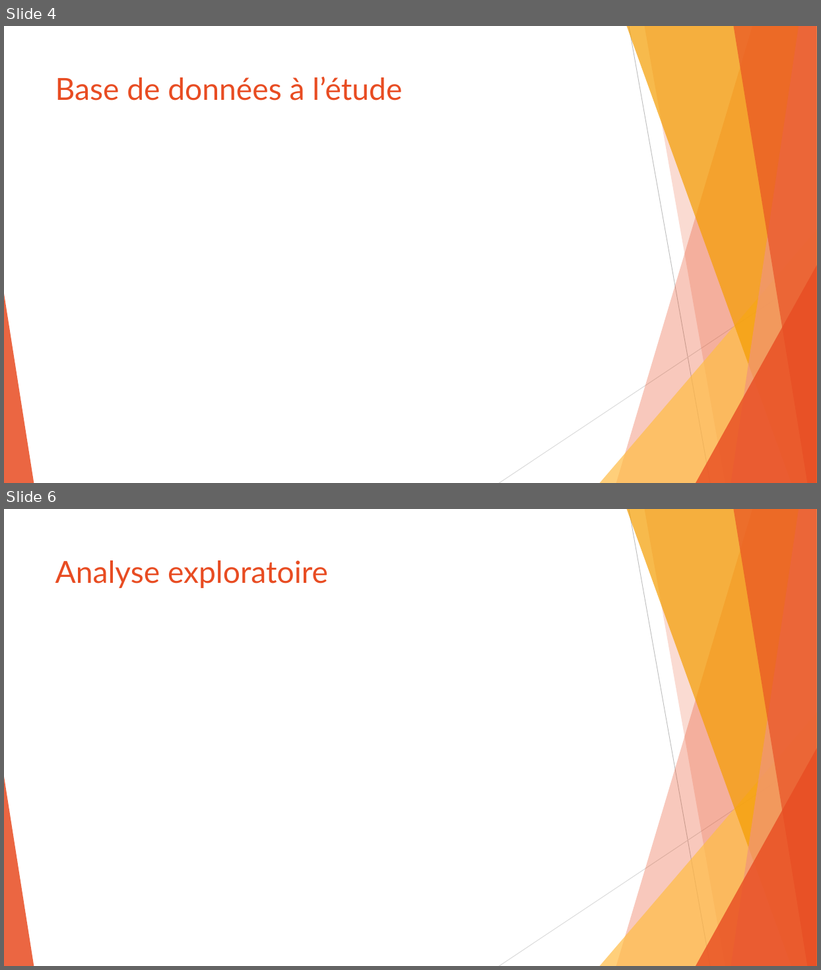
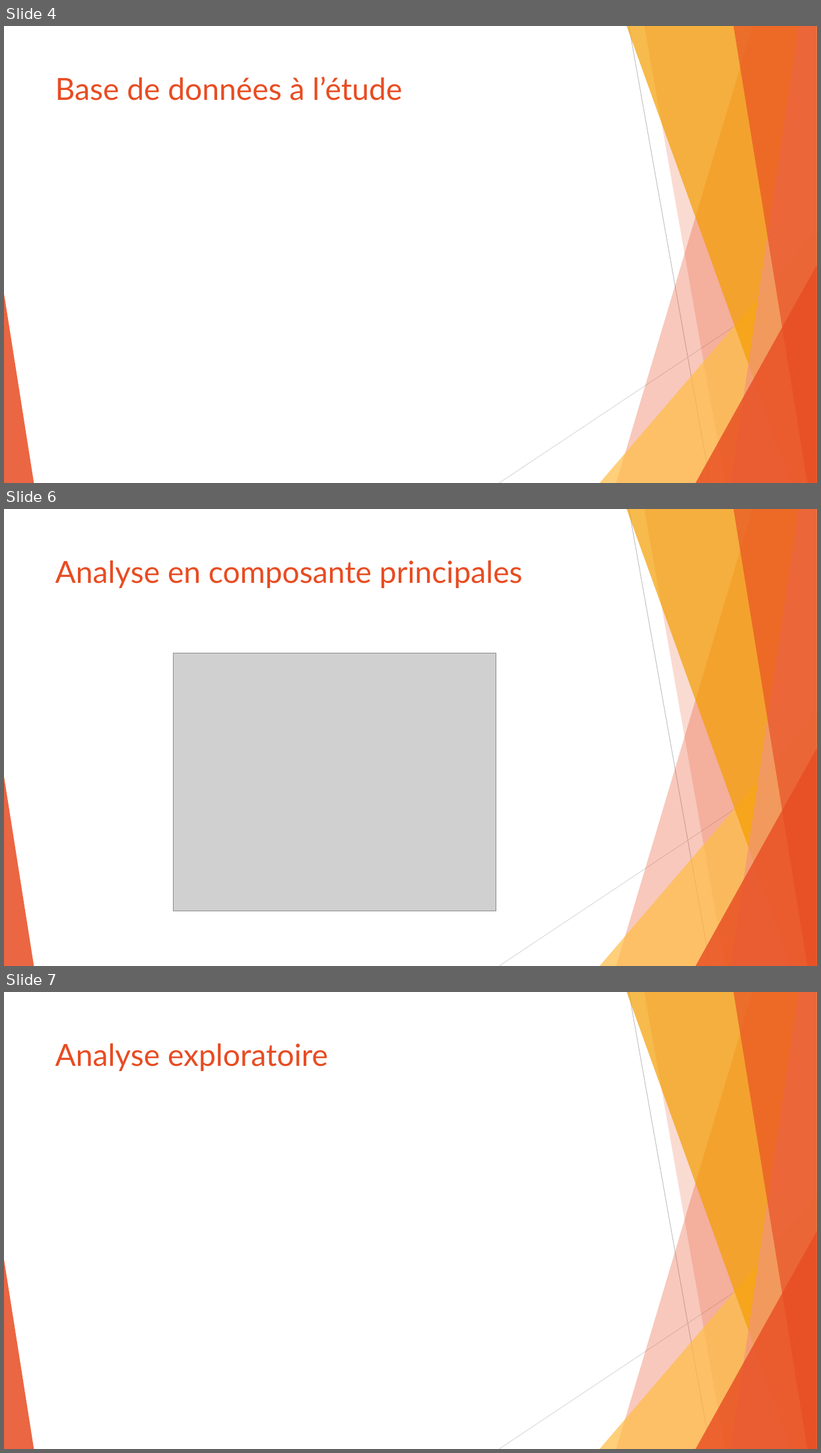
Before and after one commit to SamuelProvencher/TP-Apprentissage, a slide deck: PP.pptx. Shown one above the other, each under a label of ours: slides 4 and 6 before the commit, slides 4, 6 and 7 after it; the slides between them are not shown. The pictures are 821x970 and 821x1453 pixels, drawn with LibreOffice and Linux fonts; fonts in the diff are those of the drawing; grey boxes stand for pictures. Boxes give left, top, right and bottom in pixels: in the first picture for what was removed or moved away, otherwise in the second. Text is boxed around its words. In the diff, an @@ line names an element or a change of style, - is before the commit and + after.

```diff
--- a/PP.pptx
+++ b/PP.pptx
@@ slide 6 added at <box>4,509,817,966</box>, background #FFFFFF; not listed: 10 template elements that a slide beside it also shows @@
@@ title added at <box>55,560,523,588</box>, 36 pt, text #E84C22 @@
+Analyse en composante principales
@@ picture added at <box>174,653,496,912</box> @@
@@ what was slide 6 is now slide 7 @@
```
Also in this commit, not shown: 3 slides changed, 3 other slides added.
